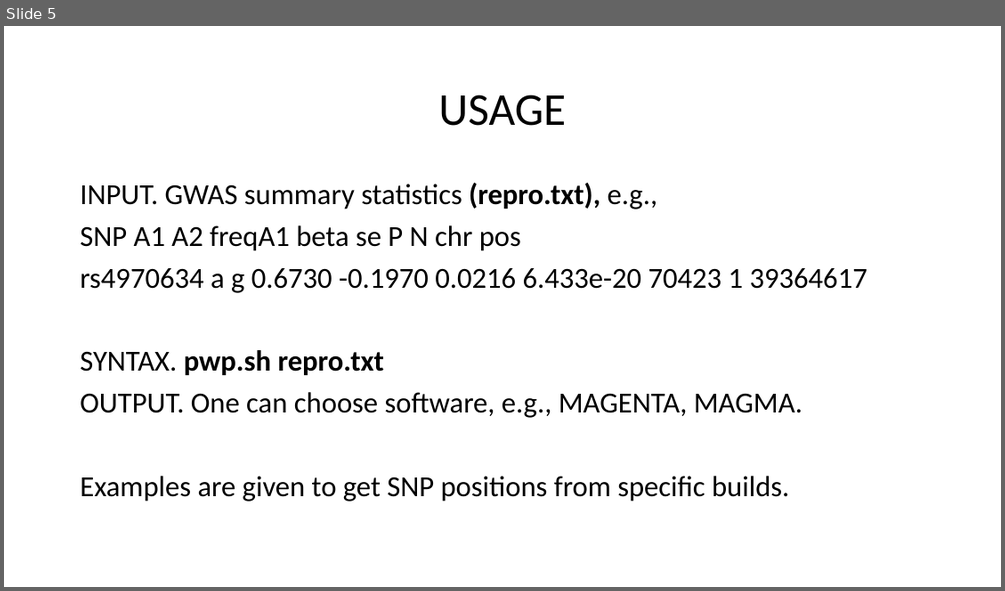
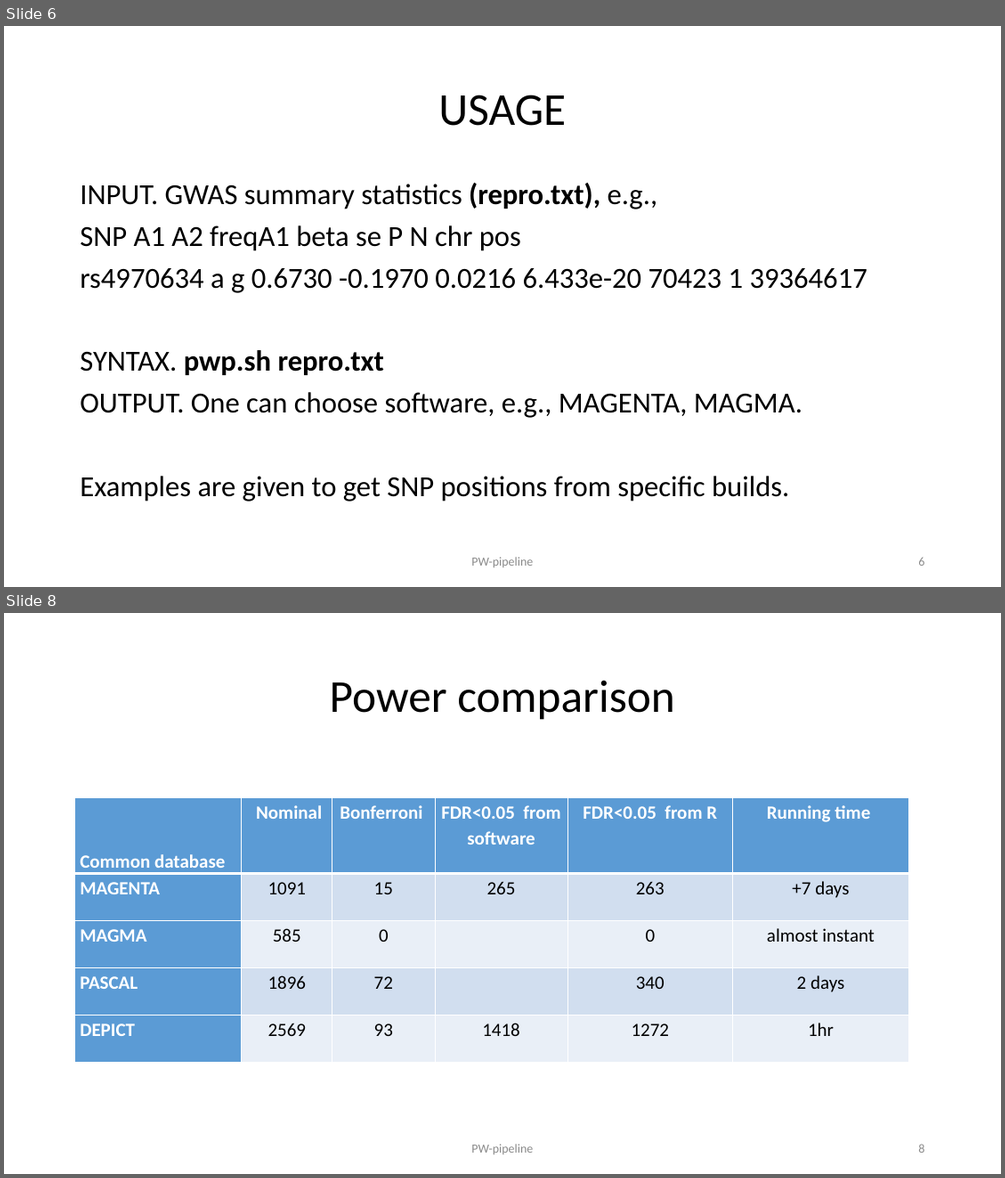
Before and after one commit to jinghuazhao/PW-pipeline, a slide deck: README.pptx. Shown one above the other, each under a label of ours: slide 5 before the commit, slides 6 and 8 after it; the slides between them are not shown. The pictures are 1005x591 and 1005x1178 pixels, drawn with LibreOffice and Linux fonts; fonts in the diff are those of the drawing. Boxes give left, top, right and bottom in pixels: in the first picture for what was removed or moved away, otherwise in the second. Text is boxed around its words. In the diff, an @@ line names an element or a change of style, - is before the commit and + after.

```diff
--- a/README.pptx
+++ b/README.pptx
@@ slide 8 added at [4, 613, 1001, 1174], background #FFFFFF @@
@@ title added at [330, 680, 675, 720], 44 pt, text #000000 @@
+Power comparison
@@ table added at [74, 798, 909, 1062], 5 rows, 6 columns @@
+Common database | Nominal | Bonferroni | FDR<0.05 from software | FDR<0.05 from R | Running time
+MAGENTA | 1091 | 15 | 265 | 263 | +7 days
+MAGMA | 585 | 0 |  | 0 | almost instant
+PASCAL | 1896 | 72 |  | 340 | 2 days
+DEPICT | 2569 | 93 | 1418 | 1272 | 1hr
@@ text added at [471, 1143, 533, 1154], 12 pt, text #8C8C8C @@
+PW-pipeline
@@ page number added at [918, 1143, 924, 1152], 12 pt, text #8C8C8C @@
+8
@@ what was slide 5 is now slide 6 @@
@@ slide 6 changed as well @@
@@ text added at [471, 556, 533, 567], 12 pt, text #8C8C8C @@
+PW-pipeline
@@ page number added at [918, 557, 924, 565], 12 pt, text #8C8C8C @@
+6
```
Also in this commit, not shown: 5 other slides changed, 3 other slides added, 1 slide removed.
